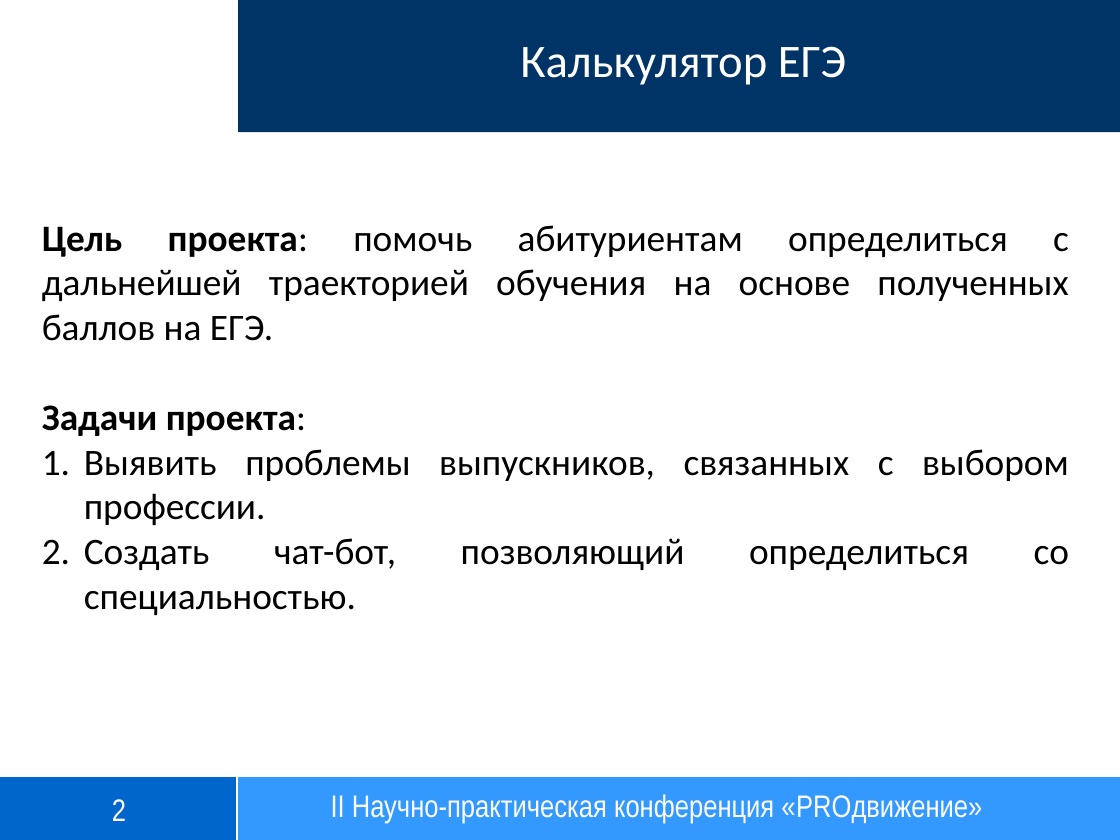
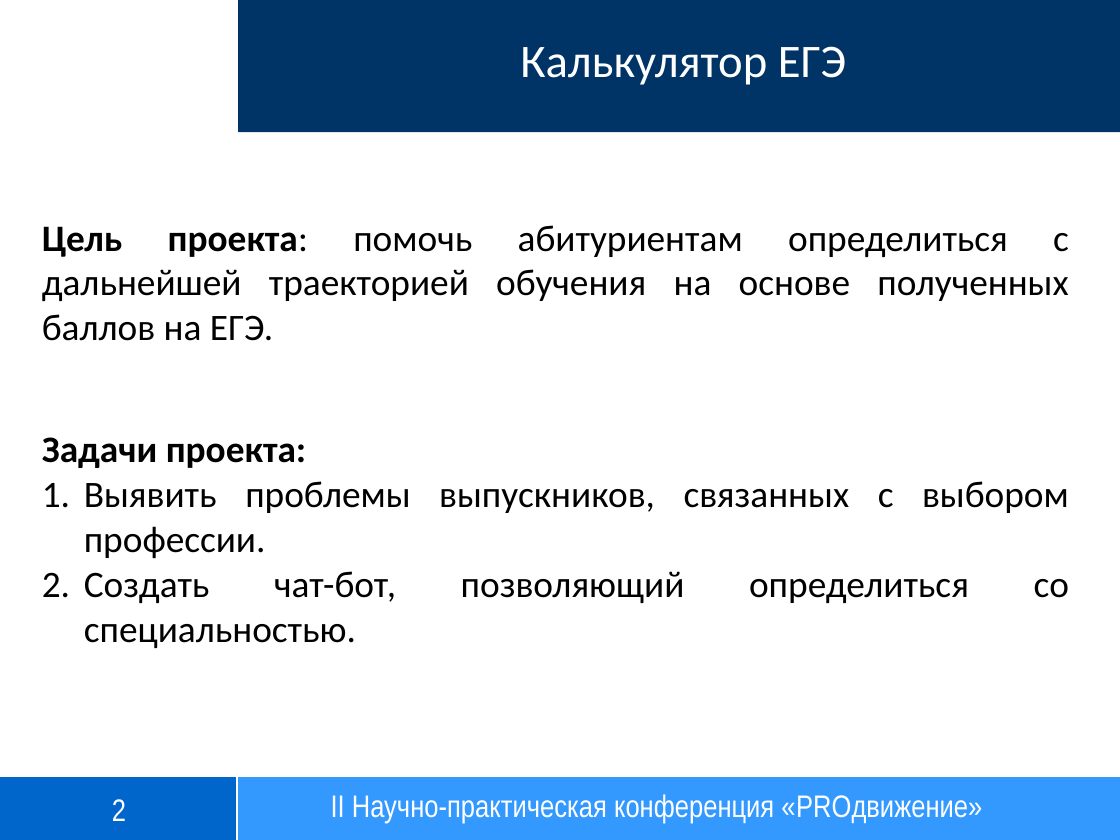
Before and after one commit to TheLost30/telegram_EGE_bot, a slide deck: slide 2 of data/Калькулятор ЕГЭ (Гриб Кирилл).PPTX. Drawn at 1120x840 pixels with LibreOffice and Linux fonts; fonts in the diff are those of the drawing; background and template pictures are left out. Boxes give left, top, right and bottom in pixels: in the first picture for what was removed or moved away, otherwise in the second. Text is boxed around its words. In the diff, an @@ line names an element or a change of style, - is before the commit and + after.

Commit message:
updated presentation

```diff
--- a/data/Калькулятор ЕГЭ (Гриб Кирилл).PPTX
+++ b/data/Калькулятор ЕГЭ (Гриб Кирилл).PPTX
@@ text at bbox=[42, 405, 1069, 615]: paragraphs removed @@
-Задачи проекта:
-1. Выявить проблемы выпускников, связанных с выбором профессии.
-2. Создать чат-бот, позволяющий определиться со специальностью.
@@ text added at bbox=[42, 437, 1069, 648], 24 pt, text #000000 @@
+Задачи проекта:
+1. Выявить проблемы выпускников, связанных с выбором профессии.
+2. Создать чат-бот, позволяющий определиться со специальностью.
```
Also in this commit, not shown: 8 other slides changed.
